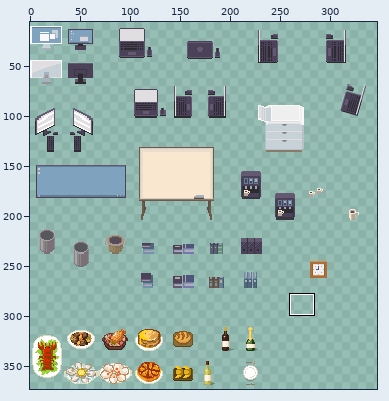
Sprite sheet: src/assets/WA_Miscellaneous.png. Above: a wide view before the commit, with the close-up outlined.
Close-up. First the earlier version:
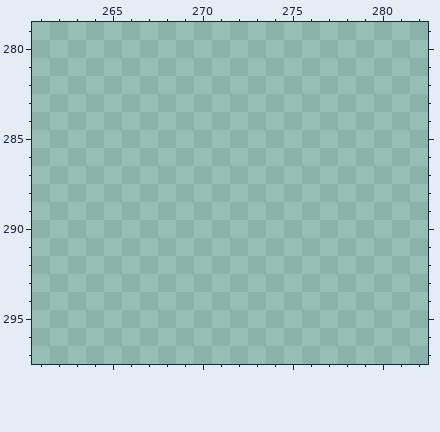
The file is 340x374 pixels. Pixels under 10% opacity are left out. Colours within 5 levels of each other are drawn and written as one. Shown: x 261..282, y 279..297. The old version is drawn lined up with the new one, on the new canvas. The wide view leaves out empty margins. The commit also changed other parts of the picture, which this record leaves out.
After the commit:
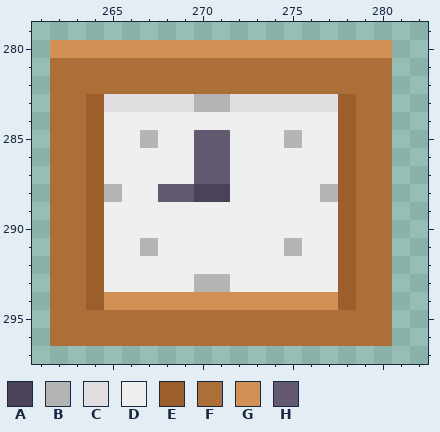
Palette (. is transparent): A #4b4158  B #b4b4b4  C #e0dee1  D #efeff0  E #9c5e2b  F #ad6f3a  G #d39054  H #635971
The edit:
canvas 340x374 -> 374x374
y 280: x 262..280 ................... -> GGGGGGGGGGGGGGGGGGG
y 281..282: x 262..280 ................... -> FFFFFFFFFFFFFFFFFFF
y 283: x 262..280 ................... -> FFECCCCCBBCCCCCCEFF
y 284: x 262..280 ................... -> FFEDDDDDDDDDDDDDEFF
y 285: x 262..280 ................... -> FFEDDBDDHHDDDBDDEFF
y 286..287: x 262..280 ................... -> FFEDDDDDHHDDDDDDEFF
y 288: x 262..280 ................... -> FFEBDDHHAADDDDDBEFF
y 289..290: x 262..280 ................... -> FFEDDDDDDDDDDDDDEFF
y 291: x 262..280 ................... -> FFEDDBDDDDDDDBDDEFF
y 292: x 262..280 ................... -> FFEDDDDDDDDDDDDDEFF
y 293: x 262..280 ................... -> FFEDDDDDBBDDDDDDEFF
y 294: x 262..280 ................... -> FFEGGGGGGGGGGGGGEFF
y 295..296: x 262..280 ................... -> FFFFFFFFFFFFFFFFFFF
